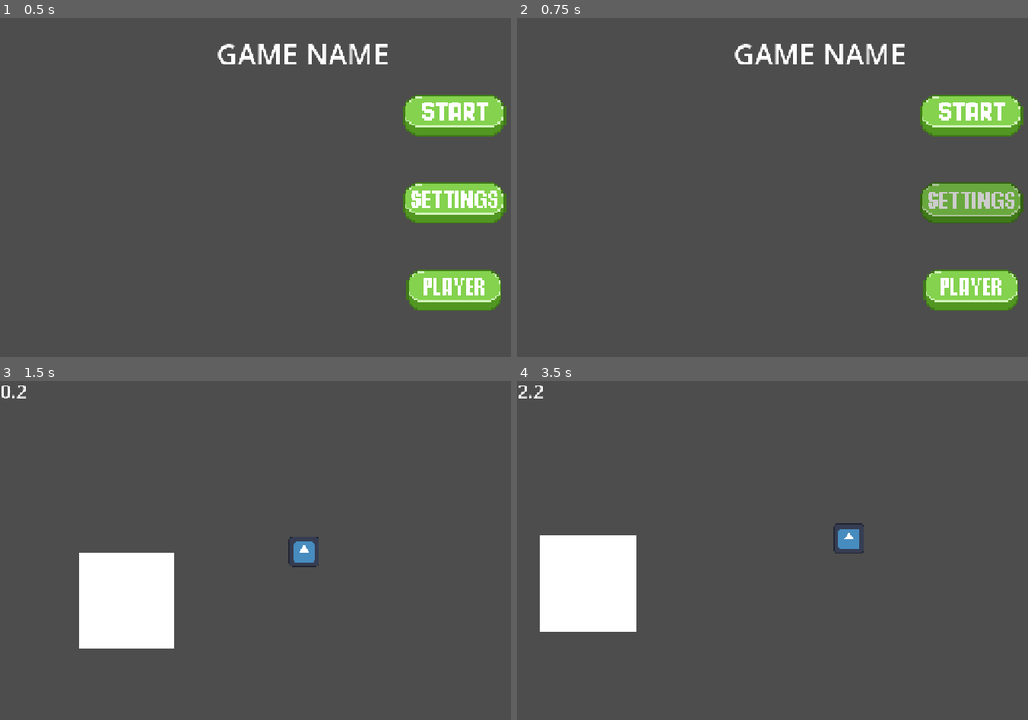
Above: before the commit, frames 1-4 (two rows, left to right).
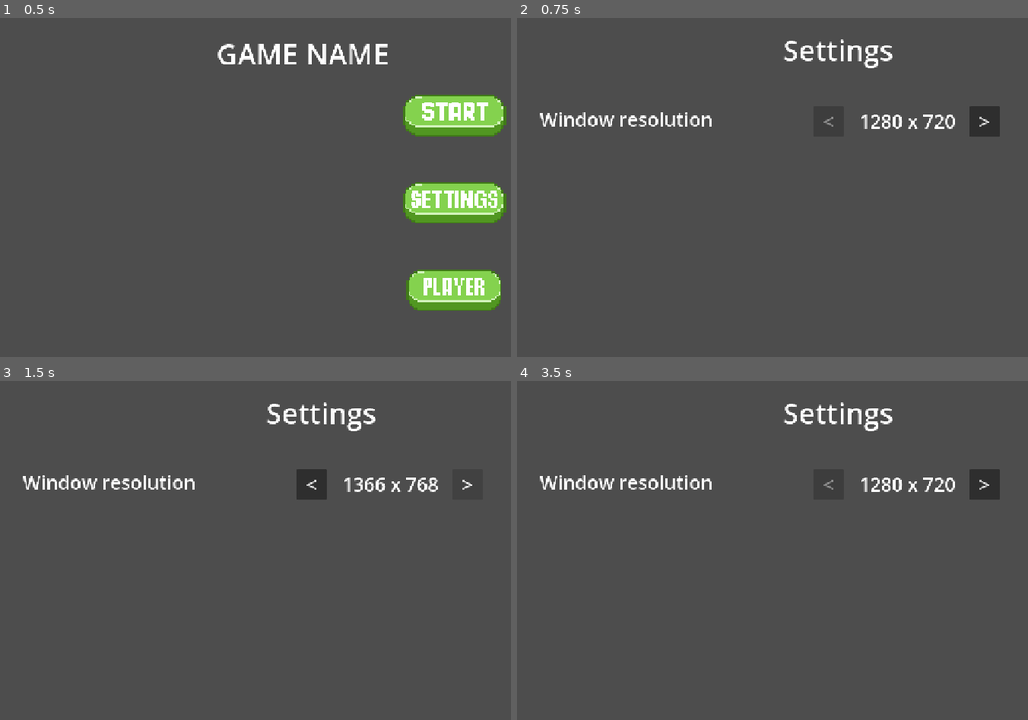
Above: after the commit, the same moments.

Repository: SebastianFiser/hc-haven-bounce-back
Game: Godot game, scene res://scenes/main.tscn
Same seed, same stepped clock (60 frames per second), same inputs: the game is played once before the commit and once after it. The engine's default icon, where the game draws it, is replaced by a stand-in: a white triangle on a blue panel in a dark square.
Inputs (mouse positions are in pixels of both pictures, inside the frame that each line leads up to):
- Up to frame 1 (0.5 s): no input
- Up to frame 2 (0.75 s): click (971, 204) at 0.5 s
- Up to frame 3 (1.5 s): click (470, 482) at 1.25 s, where only the run after the commit has a clickable ">"
- Up to frame 4 (3.5 s): click (828, 482) at 2 s, where only the run after the commit has a clickable "<"; hold D (move_right) from 2.78 s (still down); tap W (jump) at 2.85, 3.02, 3.32 s

Frame 1 is identical in both runs. In frame 2, 8.7% of the frame differs, in the area x 4-100%, y 6-87%; in frame 3, 7.7%; in frame 4, 7.8%.

Commit message:
screen resolution in settings

Diff:
--- /dev/null
+++ b/scenes/settings.gd
@@ -0,0 +1,55 @@
+extends Node2D   # change to match the type of your Settings root node
+
+const RESOLUTIONS: Array[Vector2i] = [
+	Vector2i(1280, 720),
+	Vector2i(1366, 768),
+	Vector2i(1600, 900),
+	Vector2i(1920, 1080),
+	Vector2i(2560, 1440),
+]
+
+var index := 0
+
+@onready var resolution_label: Label = $WSGroup/Resolution
+@onready var increase_button: Button = $WSGroup/increase_button
+@onready var decrease_button: Button = $WSGroup/decrease_button
+
+
+func _ready() -> void:
+	# Start at whatever size the window currently has (if it's in the list)
+	var found := RESOLUTIONS.find(DisplayServer.window_get_size())
+	index = found if found != -1 else 0
+
+	increase_button.pressed.connect(_on_increase_pressed)
+	decrease_button.pressed.connect(_on_decrease_pressed)
+	_update_label()
+
+
+func _on_increase_pressed() -> void:
+	index = mini(index + 1, RESOLUTIONS.size() - 1)
+	_apply_resolution()
+
+
+func _on_decrease_pressed() -> void:
+	index = maxi(index - 1, 0)
+	_apply_resolution()
+
+
+func _apply_resolution() -> void:
+	var size := RESOLUTIONS[index]
+	DisplayServer.window_set_size(size)
+
+	# Re-center the window on the screen so it doesn't jump off to a corner
+	var screen_pos := DisplayServer.screen_get_position()
+	var screen_size := DisplayServer.screen_get_size()
+	DisplayServer.window_set_position(screen_pos + (screen_size - size) / 2)
+
+	_update_label()
+
+
+func _update_label() -> void:
+	print("upd_label")
+	var size := RESOLUTIONS[index]
+	resolution_label.text = "%d x %d" % [size.x, size.y]
+	decrease_button.disabled = index == 0
+	increase_button.disabled = index == RESOLUTIONS.size() - 1
--- a/scenes/settings.tscn
+++ b/scenes/settings.tscn
@@ -1,4 +1,82 @@
 [gd_scene format=3 uid="uid://0riq5wi6bx3a"]
 
+[ext_resource type="Script" uid="uid://dlqilc5xcf2j2" path="res://scenes/settings.gd" id="1_5p8wc"]
+
 [node name="Settings" type="Node2D" unique_id=1787514106]
-position = Vector2(816, 656)
+script = ExtResource("1_5p8wc")
+
+[node name="Title" type="Label" parent="." unique_id=1222909122]
+offset_left = 560.0
+offset_top = 32.0
+offset_right = 792.0
+offset_bottom = 201.0
+theme_override_font_sizes/font_size = 60
+text = "Settings
+"
+
+[node name="WSGroup" type="Control" parent="." unique_id=1217318140]
+layout_mode = 3
+anchors_preset = 0
+offset_left = -120.0
+offset_top = -64.0
+offset_right = -80.0
+offset_bottom = -24.0
+
+[node name="WSlabel" type="Label" parent="WSGroup" unique_id=1080291134]
+layout_mode = 1
+anchors_preset = -1
+anchor_left = -7.6000004
+anchor_top = -7.2000003
+anchor_right = -7.6000004
+anchor_bottom = -7.2000003
+offset_left = 472.0
+offset_top = 544.0
+offset_right = 836.0
+offset_bottom = 599.0
+theme_override_font_sizes/font_size = 40
+text = "Window resolution"
+
+[node name="increase_button" type="Button" parent="WSGroup" unique_id=693973057]
+layout_mode = 0
+offset_left = 1072.0
+offset_top = 256.0
+offset_right = 1136.0
+offset_bottom = 320.0
+theme_override_font_sizes/font_size = 40
+text = ">"
+
+[node name="decrease_button" type="Button" parent="WSGroup" unique_id=943372717]
+layout_mode = 1
+anchors_preset = -1
+anchor_left = -7.6000004
+anchor_top = 3.2
+anchor_right = -7.6000004
+anchor_bottom = 3.2
+offset_left = 1048.0
+offset_top = 128.0
+offset_right = 1112.0
+offset_bottom = 192.0
+theme_override_font_sizes/font_size = 40
+text = "<"
+
+[node name="Resolution" type="Label" parent="WSGroup" unique_id=1864519210]
+layout_mode = 0
+offset_left = 840.0
+offset_top = 260.0
+offset_right = 1022.0
+offset_bottom = 340.0
+theme_override_font_sizes/font_size = 40
+text = "0000x000"
+
+[node name="apply_button" type="Button" parent="WSGroup" unique_id=1532480666]
+visible = false
+layout_mode = 0
+offset_left = 1264.0
+offset_top = 256.0
+offset_right = 1328.0
+offset_bottom = 320.0
+theme_override_font_sizes/font_size = 40
+text = "✓"
+
+[connection signal="pressed" from="WSGroup/increase_button" to="." method="_on_increase_pressed"]
+[connection signal="pressed" from="WSGroup/decrease_button" to="." method="_on_decrease_pressed"]
--- a/scripts/main_menu.gd
+++ b/scripts/main_menu.gd
@@ -21,4 +21,4 @@
 
 
 func _on_settings_pressed() -> void:
-	get_tree().change_scene_to_file("res://Settings.tscn")
+	get_tree().change_scene_to_file("res://scenes/settings.tscn")
Not shown, added: scenes/settings.gd.uid
